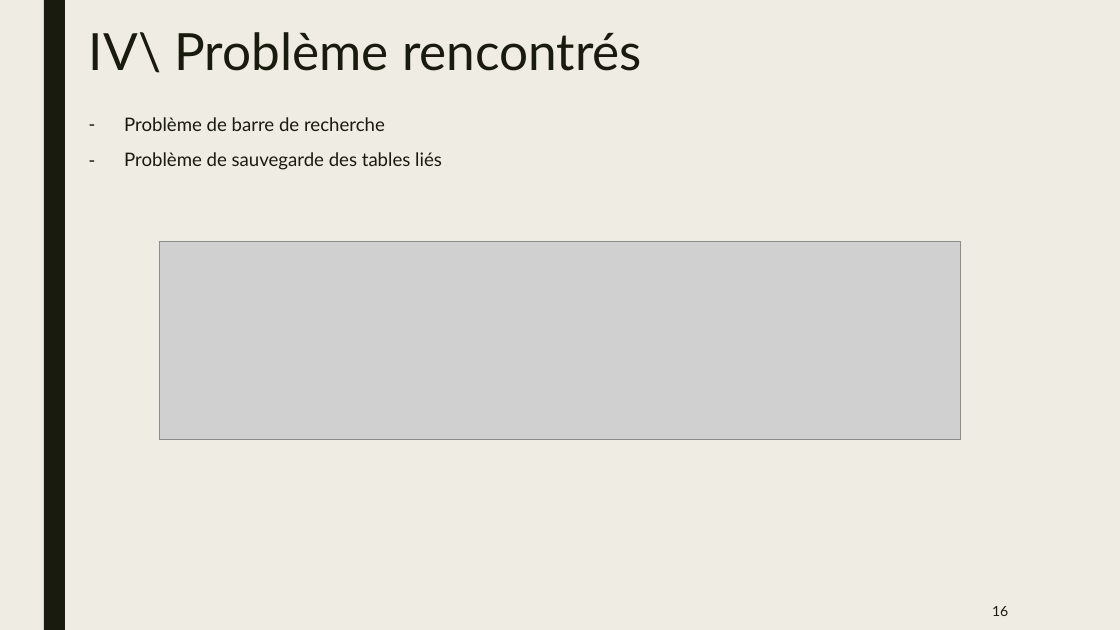
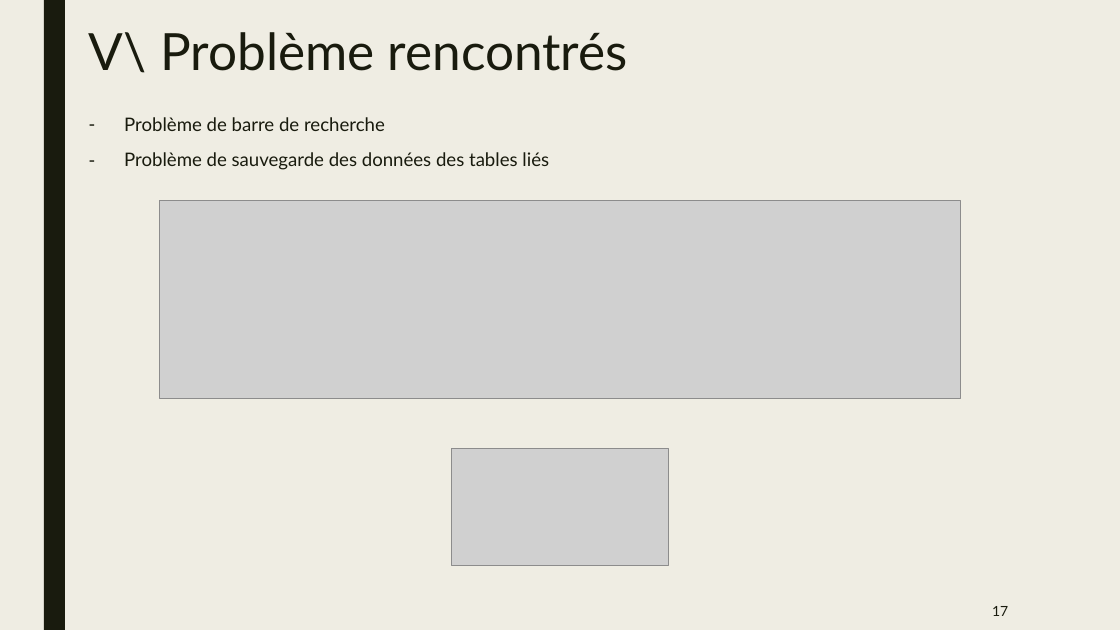
Before and after one commit to MaxenceVandekerckhove/IT---Telefaune, a slide deck: slide 17 of PPT/IT Telefaune.pptx (slide 16 before the commit). Drawn at 1120x630 pixels with LibreOffice and Linux fonts; fonts in the diff are those of the drawing; grey boxes stand for pictures. Boxes give left, top, right and bottom in pixels: in the first picture for what was removed or moved away, otherwise in the second. Text is boxed around its words. In the diff, an @@ line names an element or a change of style, - is before the commit and + after.

```diff
--- a/PPT/IT Telefaune.pptx
+++ b/PPT/IT Telefaune.pptx
@@ title at [89, 32, 628, 73]: text changed @@
-IV\ Problème rencontrés
+V\ Problème rencontrés
@@ text at [124, 152, 549, 170]: text changed @@
-– Problème de sauvegarde des tables liés
+– Problème de sauvegarde des données des tables liés
@@ picture: place and size @@
-picture at [160, 241, 960, 439]
+picture at [160, 200, 960, 398]
@@ picture added at [451, 449, 668, 565] @@
@@ page number at [992, 606, 1008, 616]: text changed @@
-16
+17
```
Also in this commit, not shown: 5 other slides changed, 1 slide added, 2 other files.
